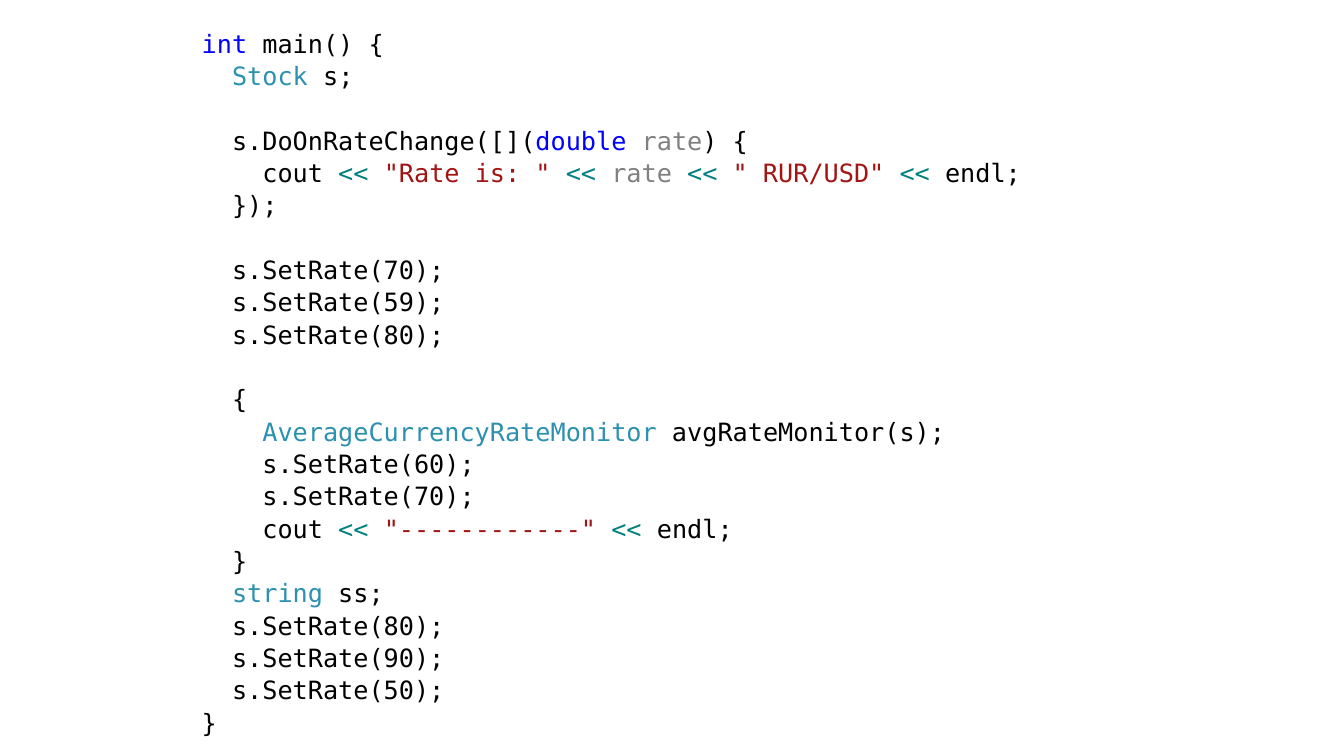
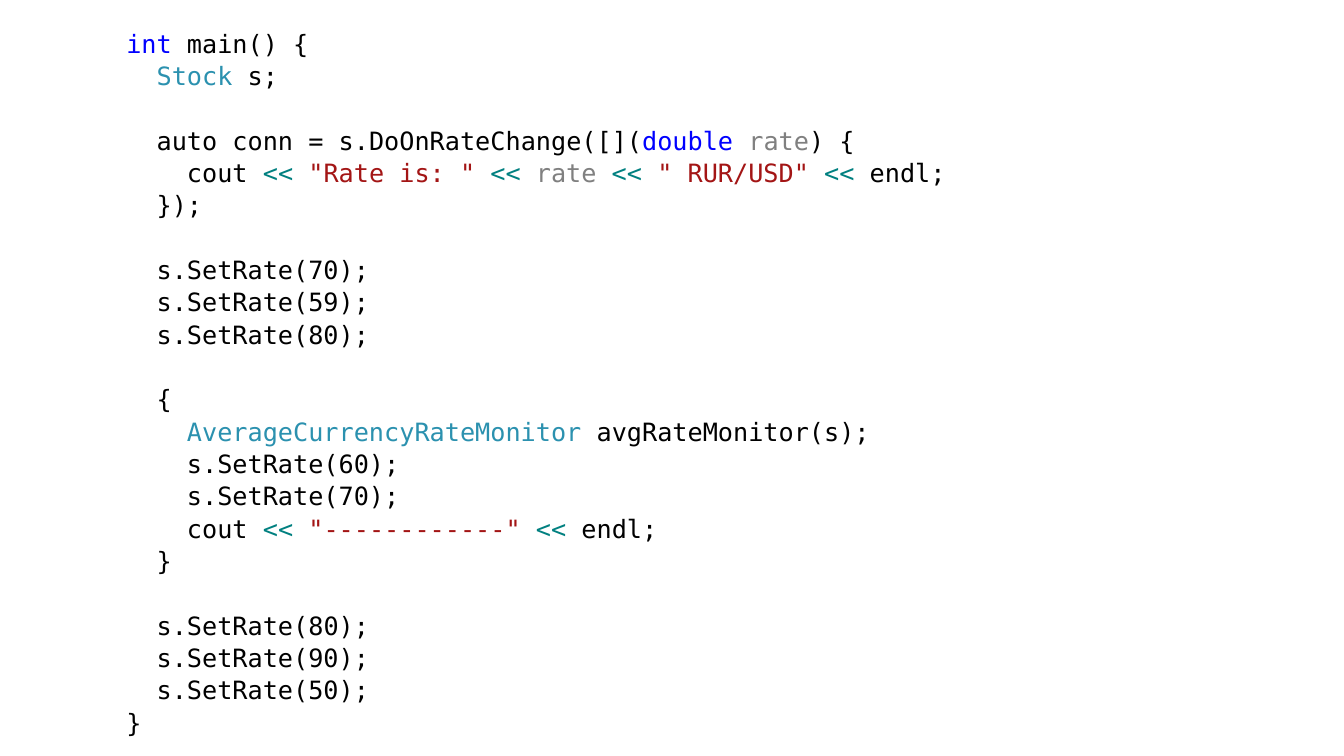
Before and after one commit to alexey-malov/ood, a slide deck: slide 50 of lectures/02.observer/observer.pptx (slide 48 before the commit). Drawn at 1344x756 pixels with LibreOffice and Linux fonts; fonts in the diff are those of the drawing. Boxes give left, top, right and bottom in pixels: in the first picture for what was removed or moved away, otherwise in the second. Text is boxed around its words. In the diff, an @@ line names an element or a change of style, - is before the commit and + after.

```diff
--- a/lectures/02.observer/observer.pptx
+++ b/lectures/02.observer/observer.pptx
@@ text "int main() {": place and size @@
-text "int main() {" at (202, 34, 1021, 703)
+text "int main() {" at (126, 34, 946, 703)
@@ text at (157, 130, 824, 156): text changed @@
-s.DoOnRateChange([](double rate) {
+auto conn = s.DoOnRateChange([](double rate) {
@@ text at (232, 583, 384, 608): paragraph removed @@
-string ss;
```
Also in this commit, not shown: 10 other slides changed, 2 slides added, 12 other files.
